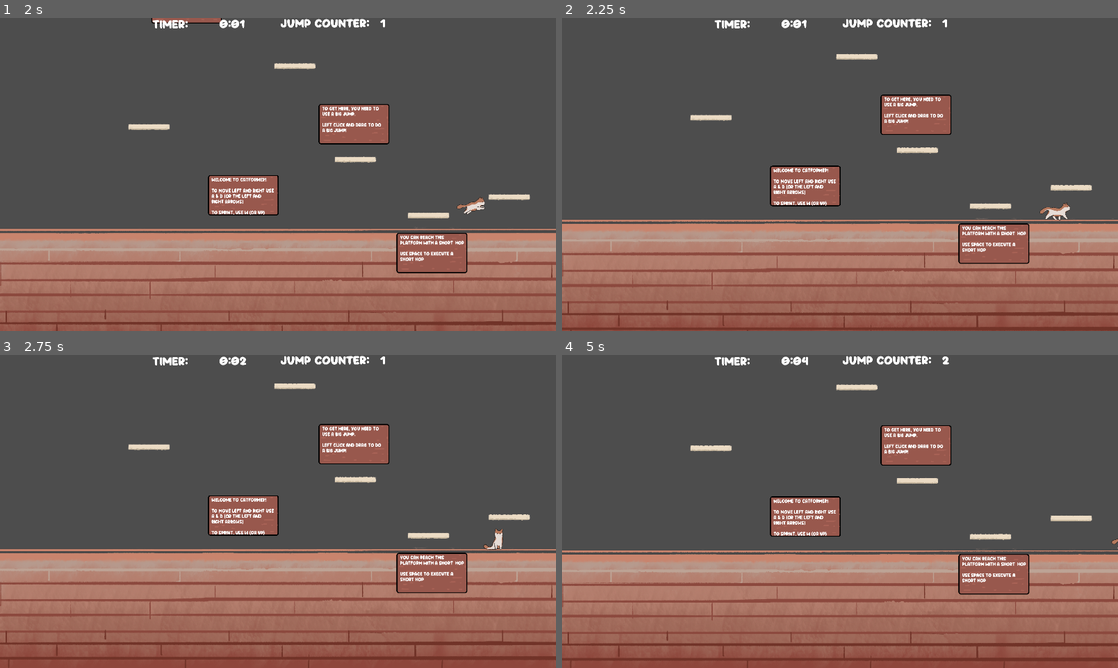
Above: before the commit, frames 1-4 (two rows, left to right).
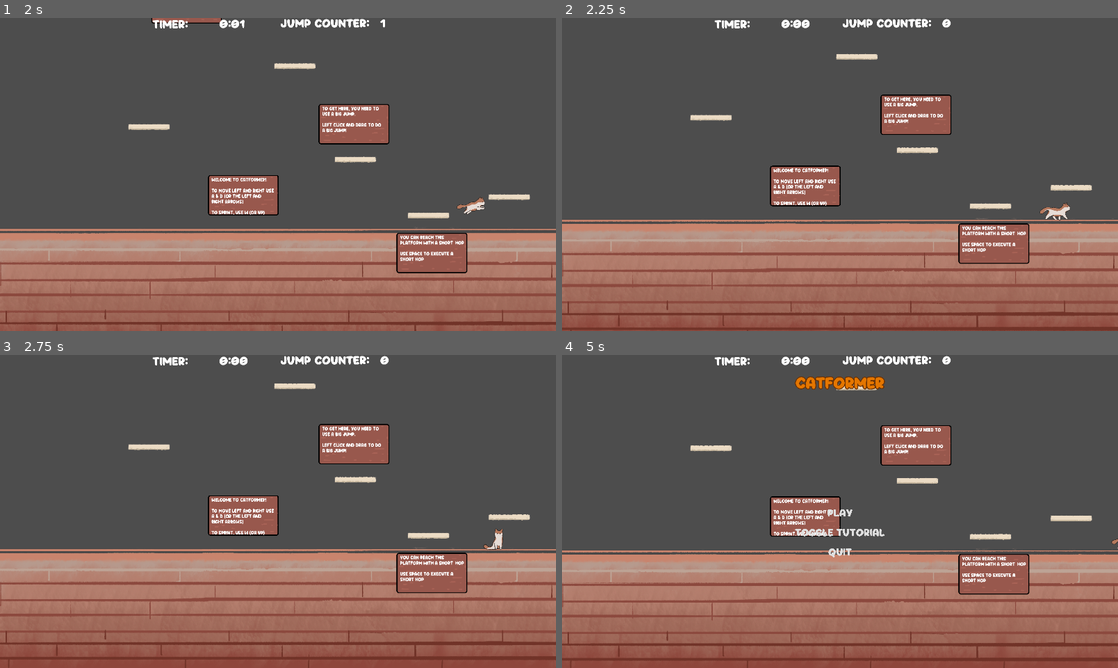
Above: after the commit, the same moments.

Repository: speedacm/Game-Dev-Catformer
Game: Godot game, scene res://Scenes/main.tscn
Same seed, same stepped clock (60 frames per second), same inputs: the game is played once before the commit and once after it.
Inputs (mouse positions are in pixels of both pictures, inside the frame that each line leads up to):
- Up to frame 1 (2 s): click "Play" at 0.5 s; tap C (c) at 1.25, 1.35 s; move the mouse to (400, 158) at 1.27 s; hold D (right) from 1.28 s (still down); click (400, 158) at 1.42 s
- Up to frame 2 (2.25 s): release D (right) at 2 s; tap C (c) at 2 s; drag from (728, 190) to (812, 237) at 2.02 s
- Up to frame 3 (2.75 s): no input
- Up to frame 4 (5 s): tap C (c) at 2.75, 2.85, 3.5, 4.25, 4.55 s; move the mouse to (895, 442) at 2.77 s; hold A (left) 2.78-3.5 s; drag from (812, 574) to (673, 464) at 3.52 s; move the mouse to (1006, 558) at 4.27 s; hold D (right) from 4.28 s (still down); tap Space (space) at 4.35 s; tap Escape (esc, bound only after the commit) at 4.9 s

Frame 1 is identical in both runs. In frame 2, less than 0.1% of the frame differs, in the area x 43-70%, y 0-4%; in frame 3, less than 0.1%; in frame 4, 1.0%, in the area x 41-70%, y 0-65%.

Commit message:
added timer reset on fall and 'esc' to bring up main menu

Diff:
--- a/Scenes/main.tscn
+++ b/Scenes/main.tscn
@@ -1,6 +1,7 @@
-[gd_scene load_steps=7 format=3 uid="uid://1n7w55oq1quq"]
+[gd_scene load_steps=8 format=3 uid="uid://1n7w55oq1quq"]
 
 [ext_resource type="PackedScene" uid="uid://boo4b1j3w2q34" path="res://Scenes/Cat.tscn" id="1_6nmq3"]
+[ext_resource type="Script" path="res://Scripts/main.gd" id="1_k6jm1"]
 [ext_resource type="PackedScene" uid="uid://bv5iafq5y71bk" path="res://Scenes/map.tscn" id="2_faqfv"]
 [ext_resource type="PackedScene" uid="uid://dfqajoqvr05i8" path="res://Scenes/ui/main_menu.tscn" id="3_hpv0y"]
 [ext_resource type="PackedScene" uid="uid://8t3nkhq5682t" path="res://Scenes/ui/ui.tscn" id="4_16v5a"]
@@ -8,6 +9,7 @@
 [ext_resource type="PackedScene" uid="uid://cs02sbkdnpr5c" path="res://Scenes/level_3.tscn" id="6_quqe4"]
 
 [node name="Main" type="Node2D"]
+script = ExtResource("1_k6jm1")
 
 [node name="Cat" parent="." instance=ExtResource("1_6nmq3")]
 metadata/_edit_group_ = true
--- a/Scripts/dragline.gd
+++ b/Scripts/dragline.gd
@@ -60,7 +60,6 @@
 
 
 func _on_falling():
-	print("falling")
 	jump_attempt = false
 	visible = false
 	hide()
--- a/Scripts/kineplayer.gd
+++ b/Scripts/kineplayer.gd
@@ -1,8 +1,9 @@
 extends CharacterBody2D
 
 @onready var sleeping = true
+@onready var dragline = get_parent().get_node("dragline")
 
-@onready var dragline = get_parent().get_node("dragline")
+
 const SPEED = 600.0
 const SMALL_JUMP_VELOCITY = -700
 const JUMP_VELOCITY = -400.0
@@ -45,7 +46,12 @@
 
 
 
+
+
+
 #Function Defintions
+
+
 
 func AnimatePlayer():
 	if (velocity.x>0): $Sprite2D.flip_h = false
--- /dev/null
+++ b/Scripts/main.gd
@@ -0,0 +1,20 @@
+extends Node2D
+
+@onready var mainmenu = preload("res://Scenes/ui/main_menu.tscn")
+var menuexists = false
+var menu
+
+# Called when the node enters the scene tree for the first time.
+func _ready():
+	pass # Replace with function body.
+
+
+# Called every frame. 'delta' is the elapsed time since the previous frame.
+func _process(delta):
+	if Input.is_action_just_pressed("esc") && get_node("Cat").get_node("player").sleeping == false:
+		if menuexists == false:
+			menu = mainmenu.instantiate()
+			add_child(menu)
+			menuexists = true
+		else:
+			menu._on_button_play_pressed()
--- a/Scripts/main_menu.gd
+++ b/Scripts/main_menu.gd
@@ -32,6 +32,7 @@
 func _on_button_play_pressed():
 	var player = get_parent().get_node("Cat")
 	player.get_node('player').sleeping = false
+	get_parent().menuexists = false
 	queue_free()
 
 
--- a/Scripts/ui.gd
+++ b/Scripts/ui.gd
@@ -20,7 +20,7 @@
 	if not player.sleeping && started == false:
 		timer.start()
 		started = true
-	pass
+	check_reset_timer()
 
 
 func _on_timer_timeout():
@@ -31,6 +31,16 @@
 	timerOut.text = "%d" % minCount + ":%02d" % secCount
 	pass # Replace with function body.
 
+func check_reset_timer():
+	if player.position.y > 700:
+		print("timer reset")
+		secCount = 0
+		minCount = 0
+		timerOut.text = "%d" % minCount + ":%02d" % secCount
+		jumpCounter = 0
+		jumpCounterOut.text = str(jumpCounter)
+
+
 func _on_jump():
 	jumpCounter += 1
 	jumpCounterOut.text = str(jumpCounter)
--- a/project.godot
+++ b/project.godot
@@ -66,6 +66,11 @@
 "events": [Object(InputEventKey,"resource_local_to_scene":false,"resource_name":"","device":-1,"window_id":0,"alt_pressed":false,"shift_pressed":false,"ctrl_pressed":false,"meta_pressed":false,"pressed":false,"keycode":0,"physical_keycode":32,"key_label":0,"unicode":32,"echo":false,"script":null)
 ]
 }
+esc={
+"deadzone": 0.5,
+"events": [Object(InputEventKey,"resource_local_to_scene":false,"resource_name":"","device":0,"window_id":0,"alt_pressed":false,"shift_pressed":false,"ctrl_pressed":false,"meta_pressed":false,"pressed":false,"keycode":0,"physical_keycode":4194305,"key_label":0,"unicode":0,"echo":false,"script":null)
+]
+}
 
 [physics]
 
